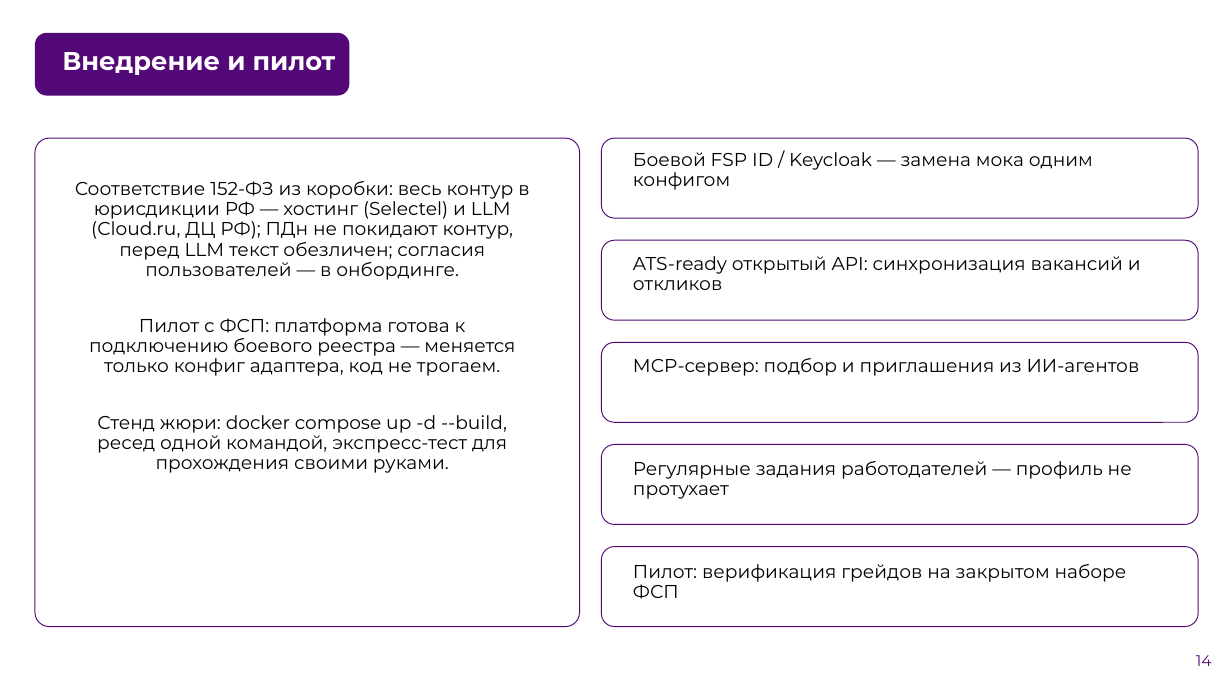
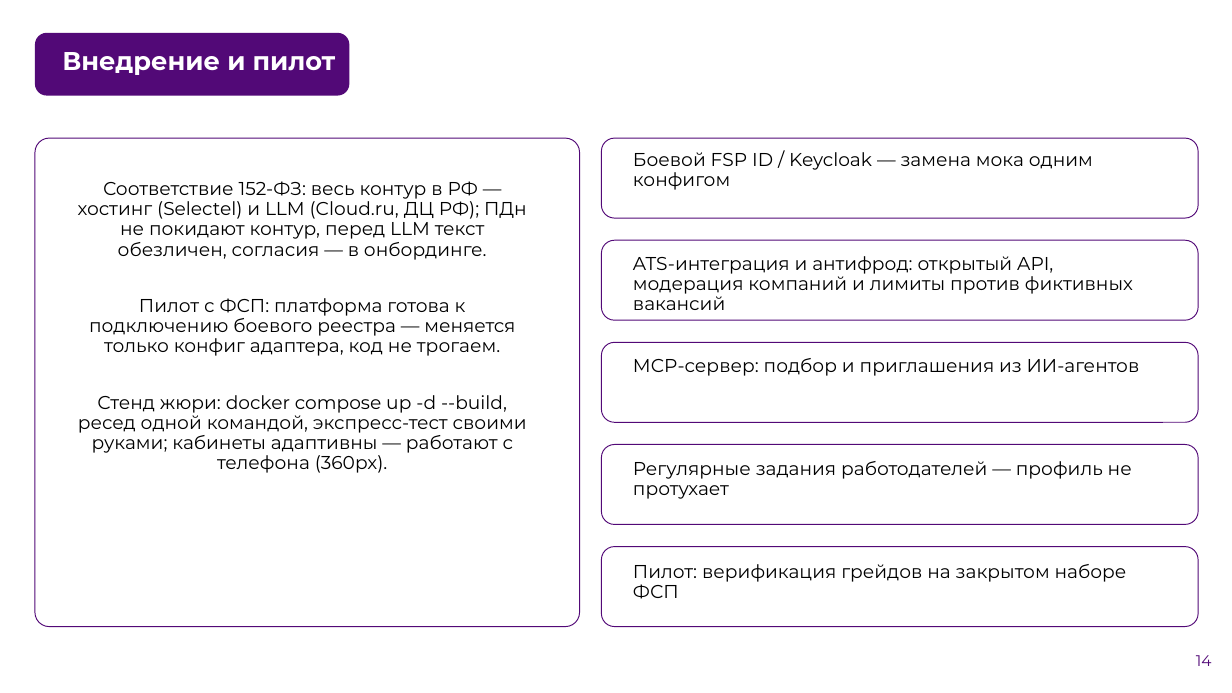
Before and after one commit to PirateThunder/piratehunter, a slide deck: slide 14 of deliverables/pitch/piratehunter-pitch.pptx. Drawn at 1232x693 pixels with LibreOffice and Linux fonts; fonts in the diff are those of the drawing; background and template pictures are left out. Boxes give left, top, right and bottom in pixels: in the first picture for what was removed or moved away, otherwise in the second. Text is boxed around its words. In the diff, an @@ line names an element or a change of style, - is before the commit and + after.

```diff
--- a/deliverables/pitch/piratehunter-pitch.pptx
+++ b/deliverables/pitch/piratehunter-pitch.pptx
@@ text at bbox=[78, 181, 527, 260]: text changed @@
-Соответствие 152-ФЗ из коробки: весь контур в юрисдикции РФ — хостинг (Selectel) и LLM (Cloud.ru, ДЦ РФ); ПДн не покидают контур, перед LLM текст обезличен; согласия пользователей — в онбординге.
+Соответствие 152-ФЗ: весь контур в РФ — хостинг (Selectel) и LLM (Cloud.ru, ДЦ РФ); ПДн не покидают контур, перед LLM текст обезличен, согласия — в онбординге.
@@ text at bbox=[633, 256, 1133, 310]: text changed @@
-ATS-ready открытый API: синхронизация вакансий и откликов
+ATS-интеграция и антифрод: открытый API, модерация компаний и лимиты против фиктивных вакансий
@@ text at bbox=[78, 395, 527, 473]: text changed @@
-Стенд жюри: docker compose up -d --build, ресед одной командой, экспресс-тест для прохождения своими руками.
+Стенд жюри: docker compose up -d --build, ресед одной командой, экспресс-тест своими руками; кабинеты адаптивны — работают с телефона (360px).
```
Also in this commit, not shown: 11 other files.
